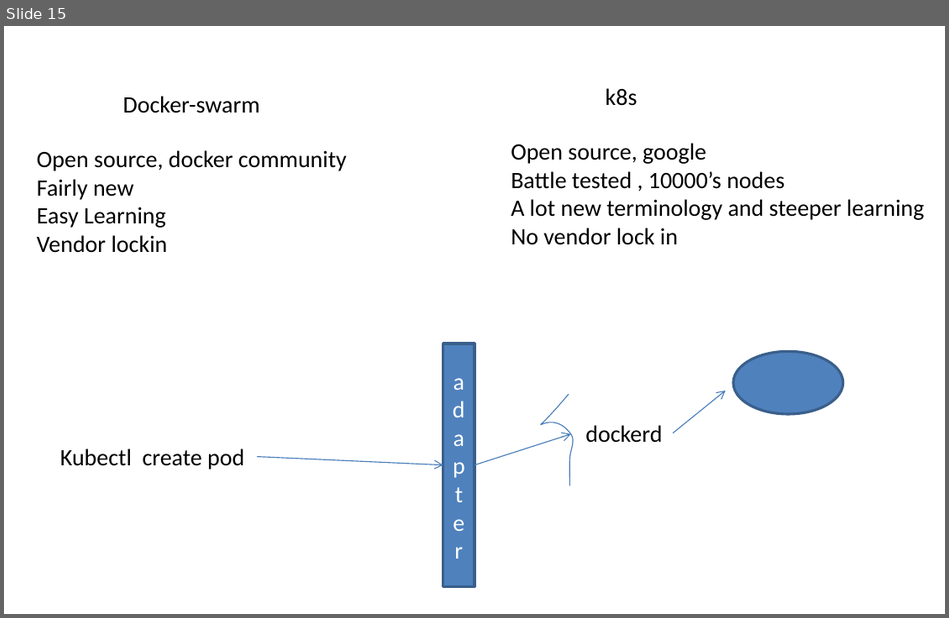
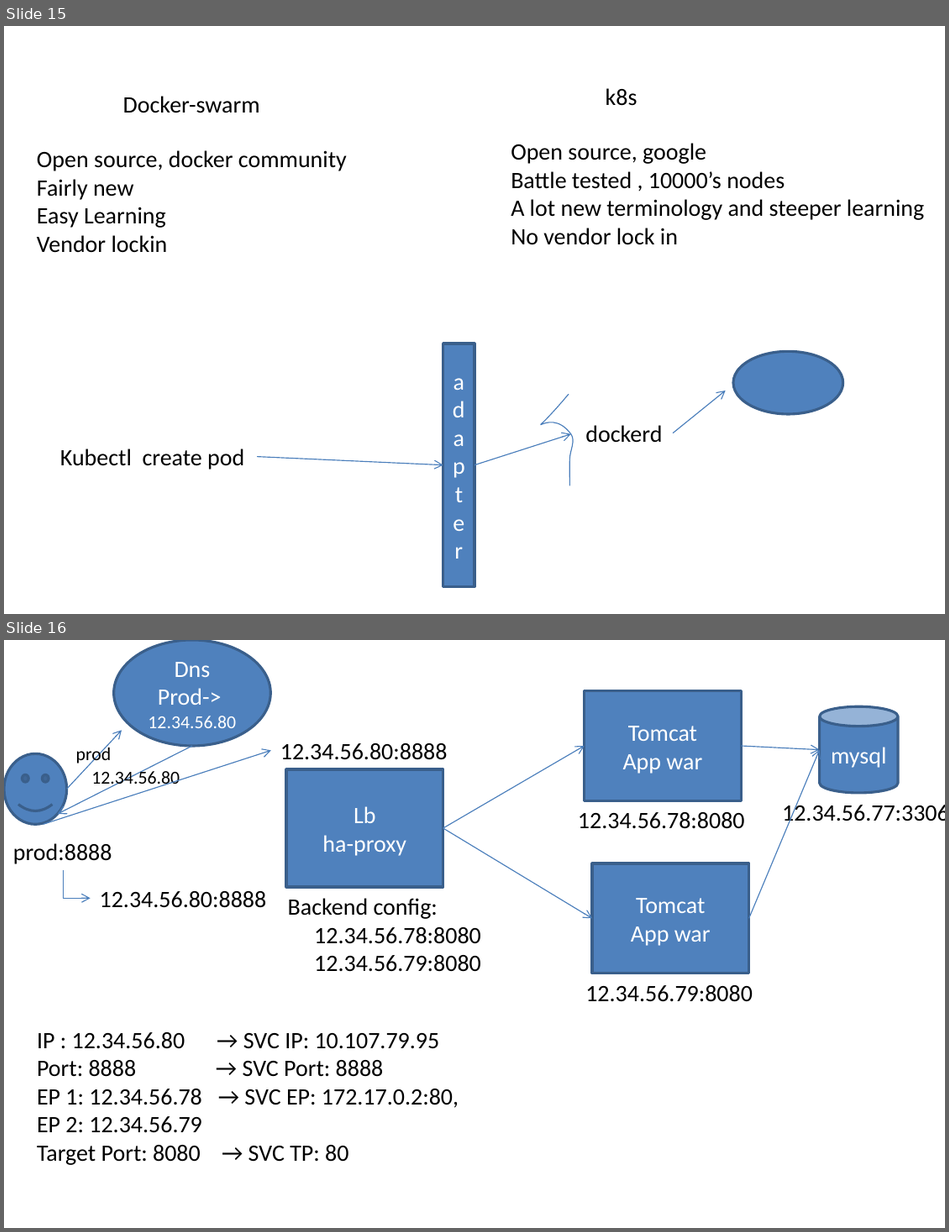
Before and after one commit to AdityaSP/ora-jul22-dock-kube, a slide deck: rough-diag.pptx. Shown one above the other, each under a label of ours: slide 15 before the commit, slides 15 and 16 after it. The pictures are 949x618 and 949x1232 pixels, drawn with LibreOffice and Linux fonts; fonts in the diff are those of the drawing. Boxes give left, top, right and bottom in pixels: in the first picture for what was removed or moved away, otherwise in the second. Text is boxed around its words. In the diff, an @@ line names an element or a change of style, - is before the commit and + after.

```diff
--- a/rough-diag.pptx
+++ b/rough-diag.pptx
@@ slide 16 added at bbox=[4, 640, 945, 1228], background #FFFFFF @@
@@ ellipse added at bbox=[114, 640, 271, 745], fill #4F81BD, outline #3A5F8C 2 pt, 14 pt, text #FFFFFF @@
+Dns
+Prod-> 12.34.56.80
@@ rectangle added at bbox=[584, 690, 742, 801], fill #4F81BD, outline #3A5F8C 2 pt, 18 pt, text #FFFFFF @@
+Tomcat
+App war
@@ cylinder added at bbox=[820, 707, 898, 794], fill #4F81BD, outline #3A5F8C 2 pt, 18 pt, text #FFFFFF @@
+mysql
@@ arrow added from (67, 789) to (122, 731), #4B7EBC 0.75 pt @@
@@ smiley face added at bbox=[4, 754, 67, 825], fill #4F81BD, outline #3A5F8C 2 pt @@
@@ arrow added from (43, 825) to (271, 750), #4B7EBC 0.75 pt @@
@@ arrow added from (192, 745) to (58, 814), #4B7EBC 0.75 pt @@
@@ text added at bbox=[76, 745, 112, 766], 14 pt, text #000000 @@
+prod
@@ text added at bbox=[280, 743, 448, 760], 18 pt, text #000000 @@
+12.34.56.80:8888
@@ arrow added from (443, 828) to (584, 745), #4B7EBC 0.75 pt @@
@@ arrow added from (741, 745) to (820, 750), #4B7EBC 0.75 pt @@
@@ arrow added from (749, 919) to (820, 750), #4B7EBC 0.75 pt @@
@@ text added at bbox=[91, 769, 180, 790], 14 pt, text #000000 @@
+12.34.56.80
@@ rectangle added at bbox=[286, 770, 443, 888], fill #4F81BD, outline #3A5F8C 2 pt, 18 pt, text #FFFFFF @@
+Lb
+ha-proxy
@@ text added at bbox=[578, 812, 745, 829], 18 pt, text #000000 @@
+12.34.56.78:8080
@@ text added at bbox=[782, 801, 945, 826], 18 pt, text #000000 @@
+12.34.56.77:3306
@@ arrow added from (443, 828) to (592, 919), #4B7EBC 0.75 pt @@
@@ text added at bbox=[13, 843, 112, 864], 18 pt, text #000000 @@
+prod:8888
@@ rectangle added at bbox=[592, 864, 749, 974], fill #4F81BD, outline #3A5F8C 2 pt, 18 pt, text #FFFFFF @@
+Tomcat
+App war
@@ elbow arrow added from (64, 870) to (91, 898), #4B7EBC 0.75 pt @@
@@ text added at bbox=[100, 891, 267, 908], 18 pt, text #000000 @@
+12.34.56.80:8888
@@ text added at bbox=[288, 898, 481, 972], 18 pt, text #000000 @@
+Backend config:
+12.34.56.78:8080
+12.34.56.79:8080
@@ text added at bbox=[585, 985, 752, 1002], 18 pt, text #000000 @@
+12.34.56.79:8080
@@ text added at bbox=[37, 1032, 458, 1165], 18 pt, text #000000 @@
+IP : 12.34.56.80 → SVC IP: 10.107.79.95
+Port: 8888 → SVC Port: 8888
+EP 1: 12.34.56.78 → SVC EP: 172.17.0.2:80,
+EP 2: 12.34.56.79
+Target Port: 8080 → SVC TP: 80
```
Also in this commit, not shown: 1 slide changed, 1 other slide added.
